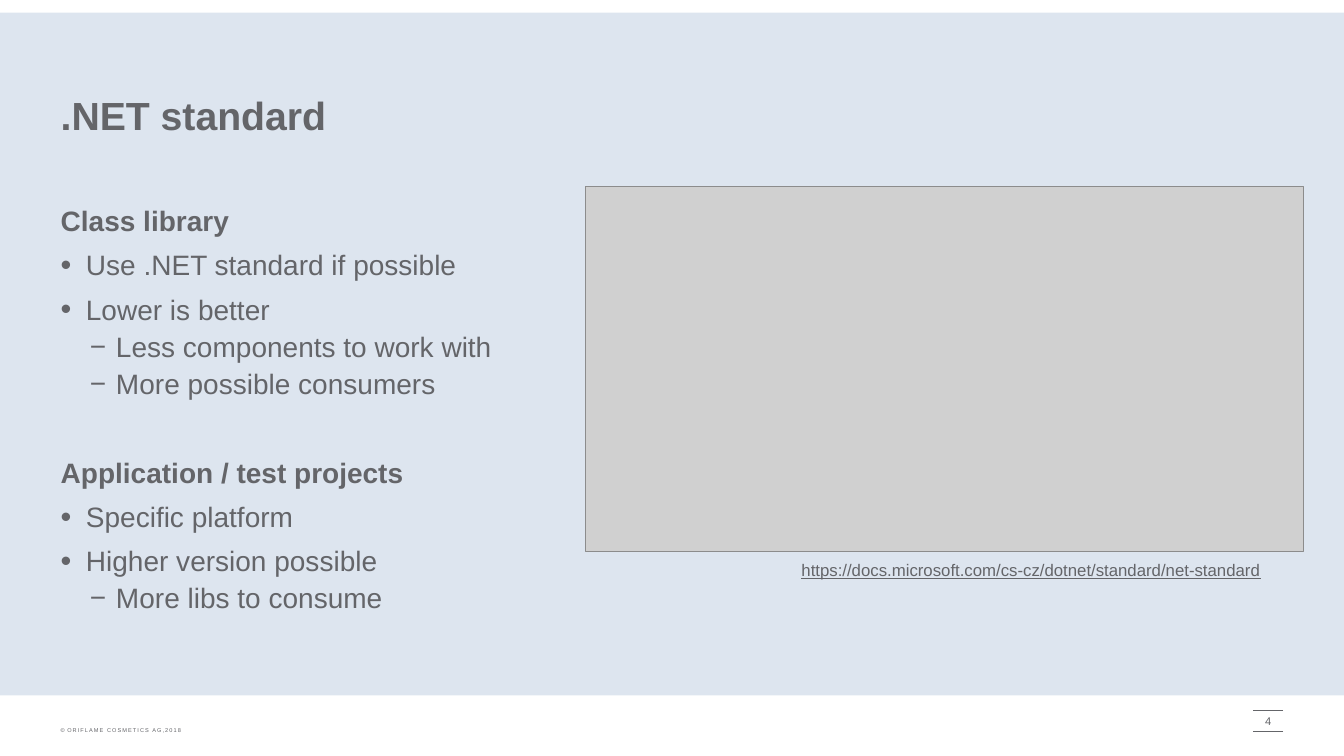
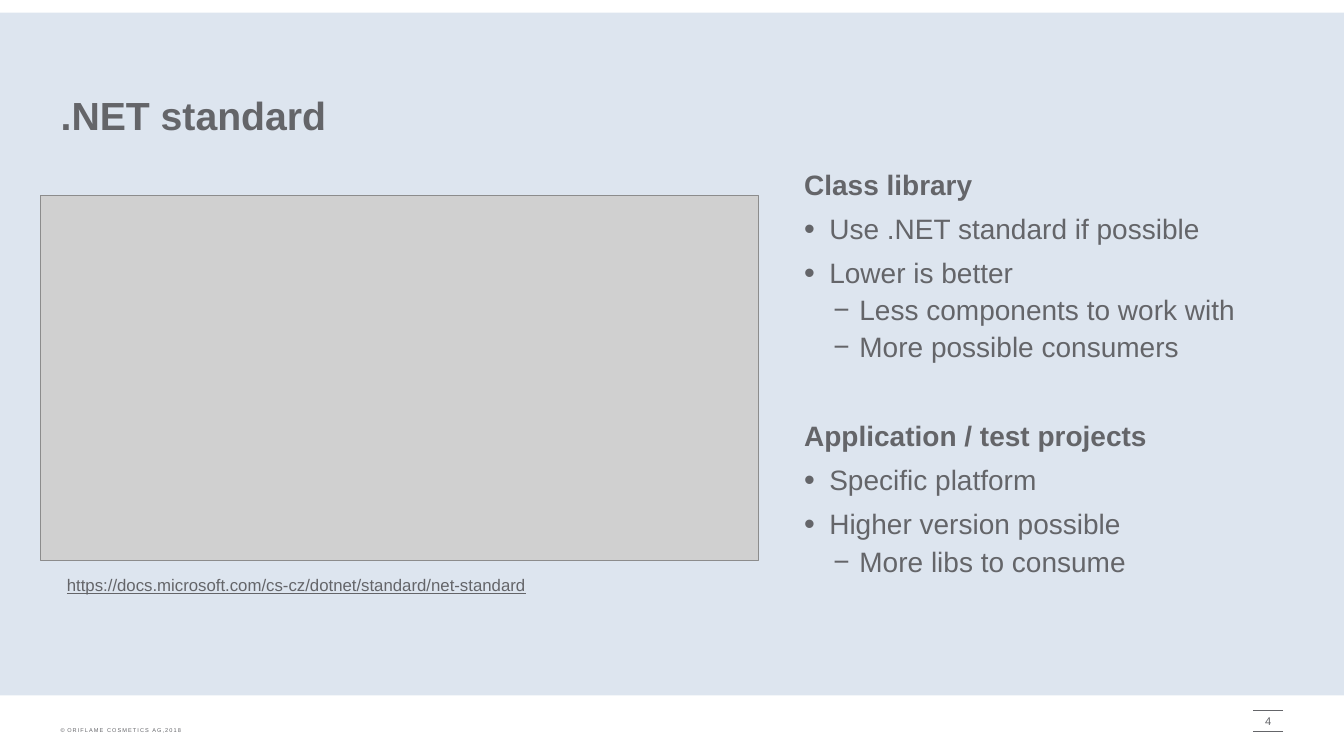
Before and after one commit to onpaj/coreintro, a slide deck: slide 4 of docs/CoreIntro.pptx. Drawn at 1344x756 pixels with LibreOffice and Linux fonts; fonts in the diff are those of the drawing; grey boxes stand for pictures; background and template pictures are left out. Boxes give left, top, right and bottom in pixels: in the first picture for what was removed or moved away, otherwise in the second. Text is boxed around its words. In the diff, an @@ line names an element or a change of style, - is before the commit and + after.

```diff
--- a/docs/CoreIntro.pptx
+++ b/docs/CoreIntro.pptx
@@ text "Class library": place and size @@
-text "Class library" at box(61, 210, 492, 608)
+text "Class library" at box(804, 174, 1235, 572)
@@ picture: place and size @@
-picture at box(586, 187, 1305, 552)
+picture at box(40, 196, 759, 561)
@@ text "https://docs.microsoft.com/cs-cz/dotnet/standard/net-standar ...": place and size @@
-text "https://docs.microsoft.com/cs-cz/dotnet/standard/net-standar ..." at box(801, 564, 1259, 580)
+text "https://docs.microsoft.com/cs-cz/dotnet/standard/net-standar ..." at box(67, 579, 525, 595)
```
Also in this commit, not shown: 3 other slides changed, 5 other files.
